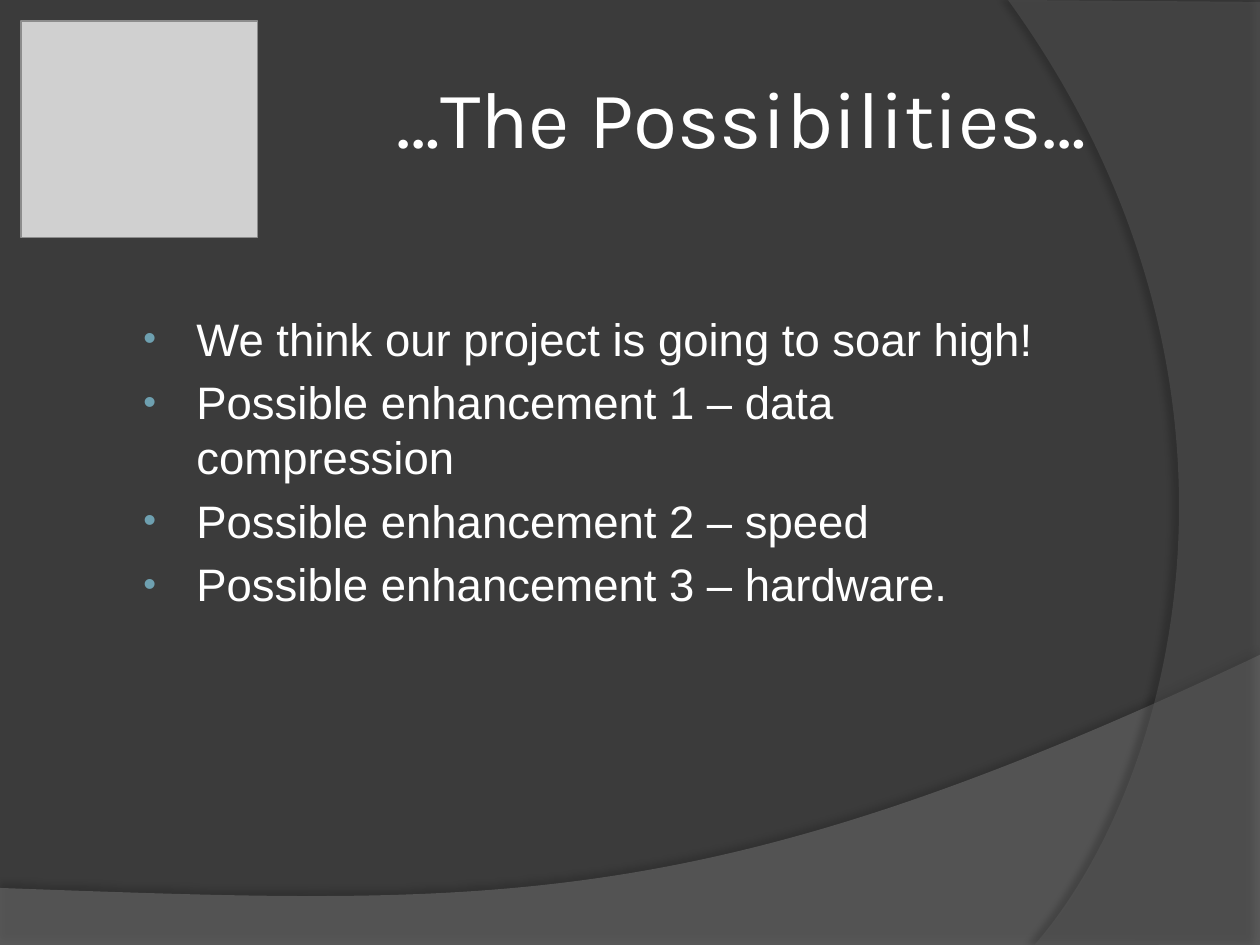
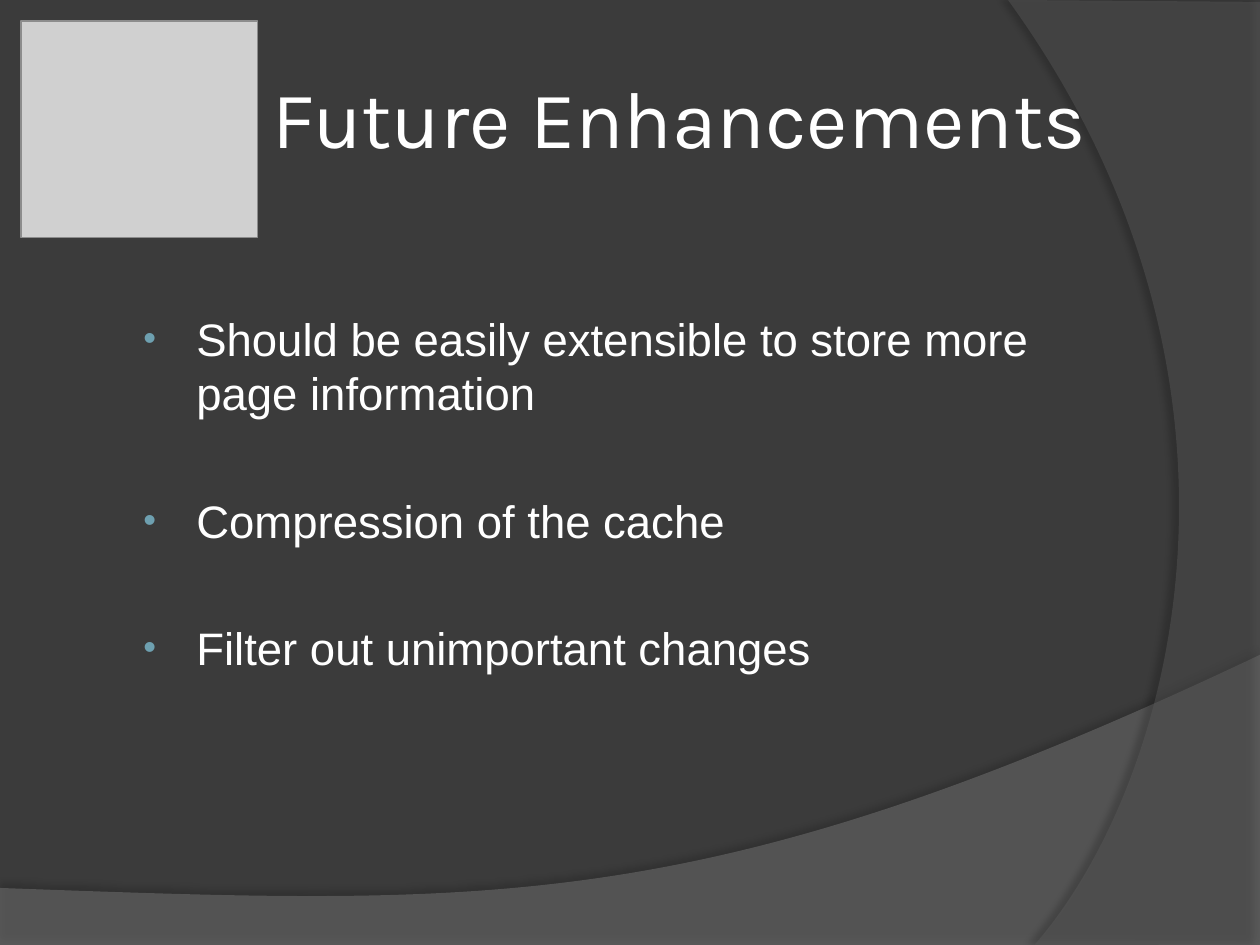
Before and after one commit to csComicRocket/ComicRocketProject, a slide deck: slide 40 of Documentation/RocketBooster-CapstonePresentation.pptx (slide 16 before the commit). Drawn at 1260x945 pixels with LibreOffice and Linux fonts; fonts in the diff are those of the drawing; grey boxes stand for pictures. Boxes give left, top, right and bottom in pixels: in the first picture for what was removed or moved away, otherwise in the second. Text is boxed around its words. In the diff, an @@ line names an element or a change of style, - is before the commit and + after.

```diff
--- a/Documentation/RocketBooster-CapstonePresentation.pptx
+++ b/Documentation/RocketBooster-CapstonePresentation.pptx
@@ title at bbox=[273, 93, 1086, 149]: text changed @@
-…The Possibilities…
+Future Enhancements
@@ text at bbox=[196, 323, 1028, 674]: text changed @@
-• We think our project is going to soar high!
-• Possible enhancement 1 – data compression
-• Possible enhancement 2 – speed
-• Possible enhancement 3 – hardware.
+• Should be easily extensible to store more page information
+• Compression of the cache
+• Filter out unimportant changes
```
Also in this commit, not shown: 3 other slides changed, 34 slides added, 12 slides removed.
